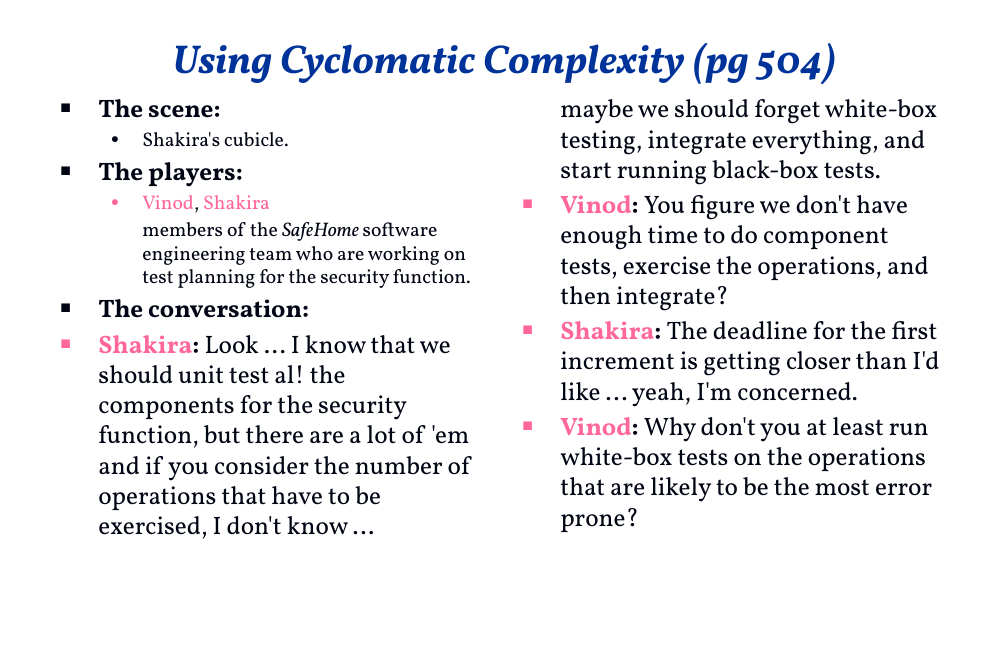
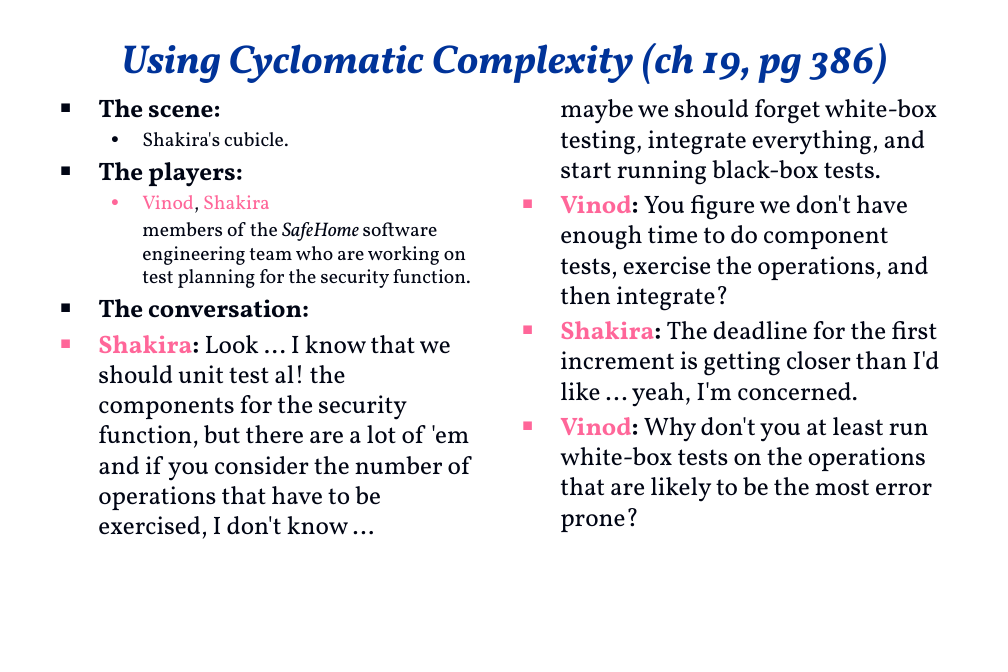
Before and after one commit to swtv-kaist/cs350-fall25, a slide deck: slide 92 of slides/safehome_dialog.pptx (slide 101 before the commit). Drawn at 1008x672 pixels with LibreOffice and Linux fonts; fonts in the diff are those of the drawing; background and template pictures are left out. Boxes give left, top, right and bottom in pixels: in the first picture for what was removed or moved away, otherwise in the second. Text is boxed around its words. In the diff, an @@ line names an element or a change of style, - is before the commit and + after.

```diff
--- a/slides/safehome_dialog.pptx
+++ b/slides/safehome_dialog.pptx
@@ title at bbox=[121, 43, 887, 84]: text changed @@
-Using Cyclomatic Complexity (pg 504)
+Using Cyclomatic Complexity (ch 19, pg 386)
```
Also in this commit, not shown: 63 other slides changed, 2 slides added, 1 other file.
